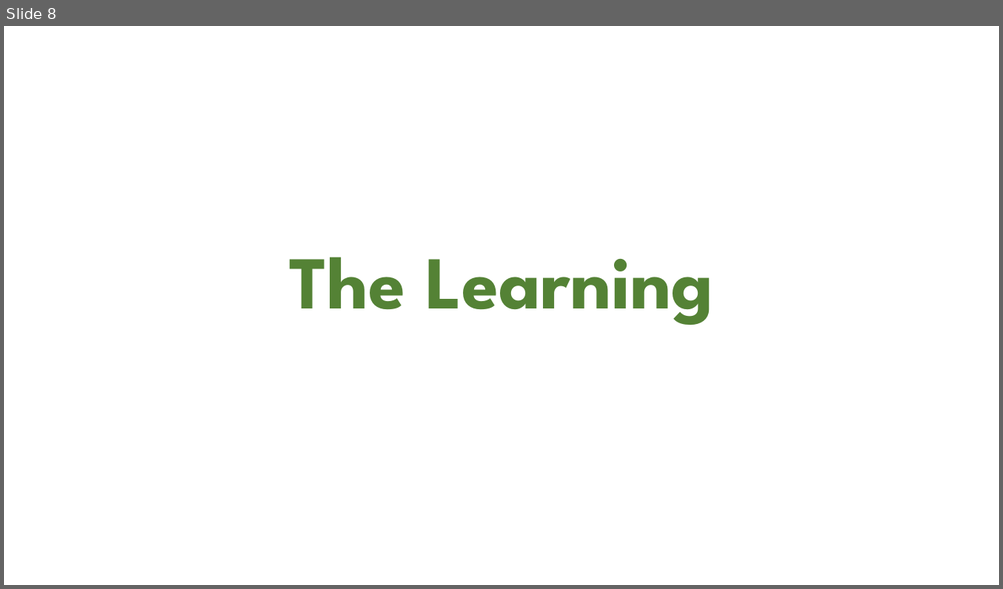
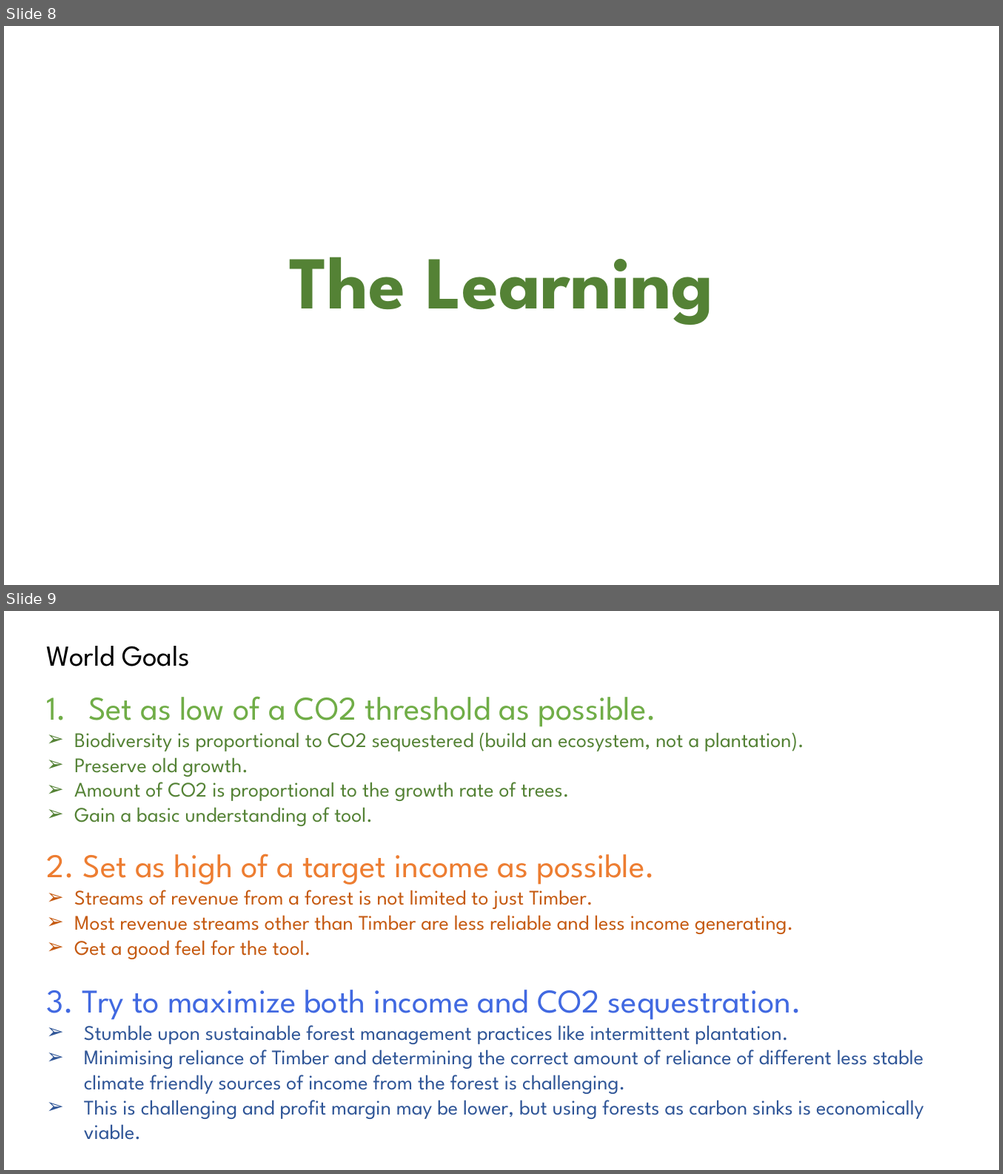
Before and after one commit to ggn1/Dissertation-TCD, a slide deck: Submittables/mockup_v2.pptx. Shown one above the other, each under a label of ours: slide 8 before the commit, slides 8 and 9 after it. The pictures are 1003x589 and 1003x1174 pixels, drawn with LibreOffice and Linux fonts; fonts in the diff are those of the drawing. Boxes give left, top, right and bottom in pixels: in the first picture for what was removed or moved away, otherwise in the second. Text is boxed around its words. In the diff, an @@ line names an element or a change of style, - is before the commit and + after.

```diff
--- a/Submittables/mockup_v2.pptx
+++ b/Submittables/mockup_v2.pptx
@@ slide 9 added at (4,611,999,1170), background #FFFFFF @@
@@ text added at (46,646,190,667), 28 pt, text #000000 @@
+World Goals
@@ text added at (74,696,804,826), 20 pt, text #548235 @@
+1. Set as low of a CO2 threshold as possible.
+➢ Biodiversity is proportional to CO2 sequestered (build an ecosystem, not a plantation).
+➢ Preserve old growth.
+➢ Amount of CO2 is proportional to the growth rate of trees.
+➢ Gain a basic understanding of tool.
@@ text added at (46,854,793,960), 20 pt, text #C55A11 @@
+2. Set as high of a target income as possible.
+➢ Streams of revenue from a forest is not limited to just Timber.
+➢ Most revenue streams other than Timber are less reliable and less income generating.
+➢ Get a good feel for the tool.
@@ text added at (46,990,923,1140), 20 pt, text #2F5597 @@
+3. Try to maximize both income and CO2 sequestration.
+➢ Stumble upon sustainable forest management practices like intermittent plantation.
+➢ Minimising reliance of Timber and determining the correct amount of reliance of different less stable climate friendly sources of income from the forest is challenging.
+➢ This is challenging and profit margin may be lower, but using forests as carbon sinks is economically viable.
```
Also in this commit, not shown: 3 slides changed, 2 other slides added, 1 slide removed, 3 other files.
